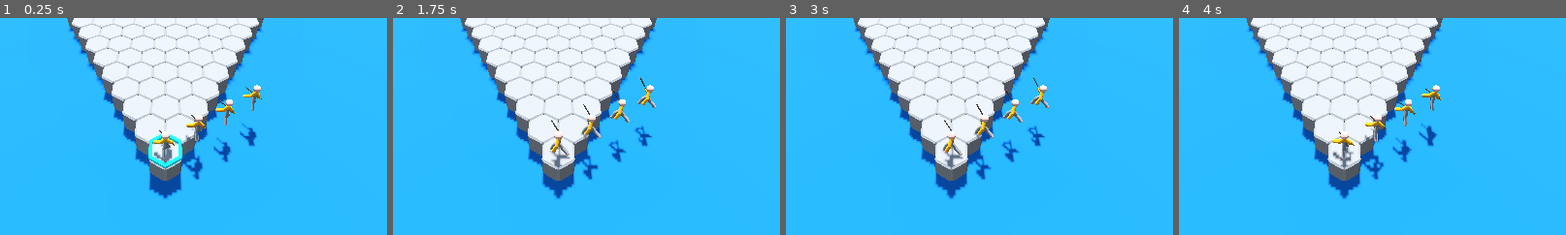
Above: before the commit, frames 1-4 (left to right).
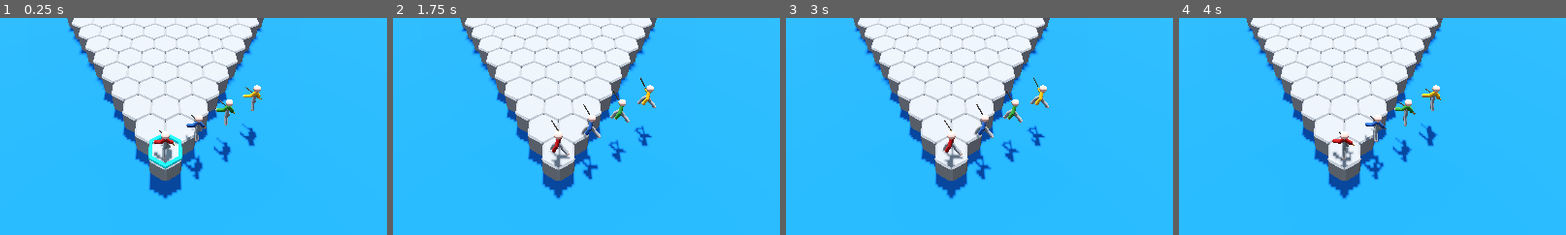
Above: after the commit, the same moments.

Repository: GuSoder/mini-turn-client
Game: Godot game, scene res://game/scenes/client1.tscn
Two runs of this game, one before a commit and one after it. Both use one fixed random seed, a clock stepped at 60 frames per second and the inputs below. This scene is started directly instead of the project's main scene.
Inputs (mouse positions are % of the whole screen's width and height, from its top left):
- Up to frame 1 (0.25 s): no input
- Up to frame 2 (1.75 s): tap Enter at 0.5, 0.6 s; move the mouse to (72, 45) at 0.52 s; click (72, 45) at 0.67 s; move the mouse to (30, 55) at 1.27 s; tap C at 1.35 s; click (30, 55) at 1.42 s
- Up to frame 3 (3 s): move the mouse to (60, 28) at 2.02 s; tap L at 2.1 s; click (60, 28) at 2.17 s; move the mouse to (45, 70) at 2.77 s; tap 1 at 2.85 s; click (45, 70) at 2.92 s
- Up to frame 4 (4 s): move the mouse to (80, 65) at 3.52 s; tap 2 at 3.6 s; click (80, 65) at 3.67 s
The pictures show only the part of the screen within x 29-79%, y 39-89%; the shares and areas given below are measured in that part.

The runs differ from the first frame. In frame 1, 0.3% of the frame differs, in the area x 39-61%, y 40-59%; in frame 2, 0.2%; in frame 3, 0.2%; in frame 4, 0.3%.

Commit message:
Update character loader to use player-specific upper bodies
🤖 Generated with [Claude Code](https://claude.ai/code)

Co-Authored-By: Claude <noreply@anthropic.com>

Diff:
--- a/scripts/character_loader.gd
+++ b/scripts/character_loader.gd
@@ -4,6 +4,12 @@
 
 @onready var players_node: Node3D = get_parent().get_node("Players")
 var hero_scene = preload("res://game/scenes/hero.tscn")
+var upper_body_scenes = [
+	preload("res://game/scenes/upper_body_1.tscn"),
+	preload("res://game/scenes/upper_body_2.tscn"),
+	preload("res://game/scenes/upper_body_3.tscn"),
+	preload("res://game/scenes/upper_body_4.tscn")
+]
 
 func _ready():
 	# Load characters on startup
@@ -44,4 +50,41 @@
 		# Add to players node
 		players_node.add_child(hero_instance)
 
+		# Replace upper body with player-specific variant
+		replace_upper_body(hero_instance, i + 1)
+
 		print("Character Loader: Replaced " + player_name + " with hero scene")
+
+func replace_upper_body(hero_instance: Node3D, player_number: int):
+	# Find the UpperBody node in the hero's Appearance
+	var appearance_node = hero_instance.get_node("Appearance")
+	if not appearance_node:
+		print("Character Loader: Appearance node not found in hero")
+		return
+
+	var upper_body_node = appearance_node.get_node("UpperBody")
+	if not upper_body_node:
+		print("Character Loader: UpperBody node not found in appearance")
+		return
+
+	# Get current transform to preserve position
+	var current_transform = upper_body_node.transform
+	var current_name = upper_body_node.name
+
+	# Remove old upper body node
+	appearance_node.remove_child(upper_body_node)
+	upper_body_node.queue_free()
+
+	# Create new upper body based on player number
+	var upper_body_scene_index = player_number - 1
+	if upper_body_scene_index >= 0 and upper_body_scene_index < upper_body_scenes.size():
+		var new_upper_body = upper_body_scenes[upper_body_scene_index].instantiate()
+		new_upper_body.name = current_name
+		new_upper_body.transform = current_transform
+
+		# Add to appearance node
+		appearance_node.add_child(new_upper_body)
+
+		print("Character Loader: Replaced upper body with upper_body_" + str(player_number))
+	else:
+		print("Character Loader: Invalid player number for upper body: " + str(player_number))
